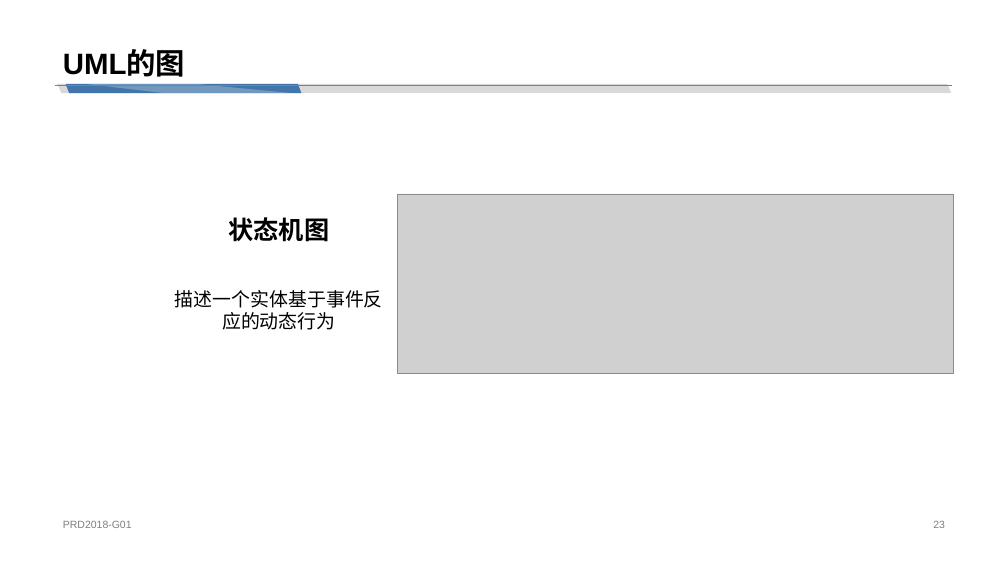
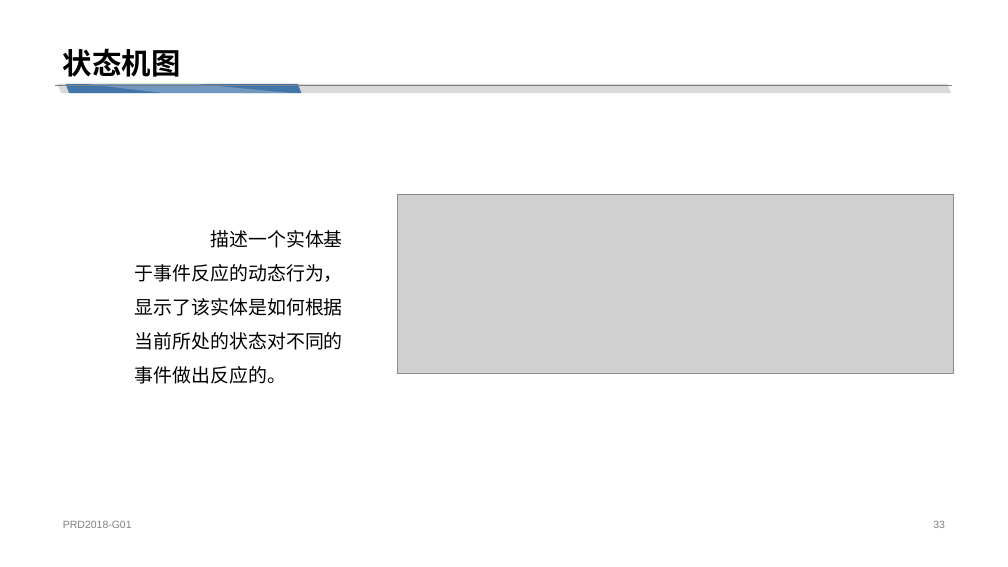
Before and after one commit to cchello/PRD2018-G01, a slide deck: slide 33 of 非受控文档/陈铉文/UML概述.pptx (slide 23 before the commit). Drawn at 1008x567 pixels with LibreOffice and Linux fonts; fonts in the diff are those of the drawing; grey boxes stand for pictures. Boxes give left, top, right and bottom in pixels: in the first picture for what was removed or moved away, otherwise in the second. Text is boxed around its words. In the diff, an @@ line names an element or a change of style, - is before the commit and + after.

```diff
--- a/非受控文档/陈铉文/UML概述.pptx
+++ b/非受控文档/陈铉文/UML概述.pptx
@@ title at (63, 48, 180, 77): text changed @@
-UML的图
+状态机图
@@ text at (135, 230, 343, 384): text changed @@
-描述一个实体基于事件反应的动态行为
+描述一个实体基于事件反应的动态行为，显示了该实体是如何根据当前所处的状态对不同的事件做出反应的。
@@ text removed at (228, 217, 329, 242) @@
-状态机图
```
Also in this commit, not shown: 16 other slides changed, 12 slides added.
